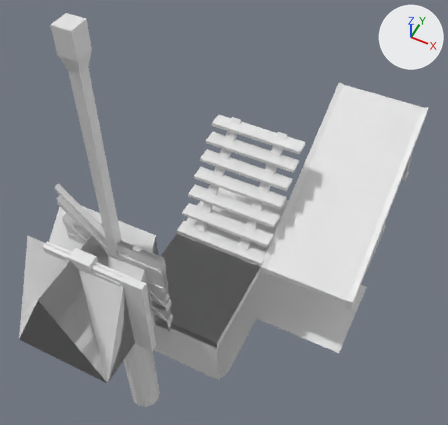
What one commit did to the FBX model Assets/ShapeGrammarGenerator/FountainheadPalaceSG.fbx.
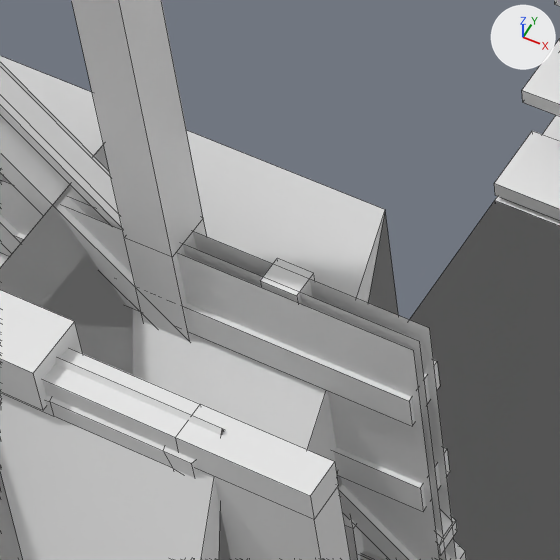
Each version appears first whole from a 50 mm camera at (2.69, -2.24, 5.28) aimed at (0.84, 1.46, 0.65), and next in a close-up on the part from 18% to 42% of the width and 46% to 71% of the height. Arrows for +X, +Y and +Z are at upper right; the lights stay in place. The close-ups show mesh edges as thin lines. Where no turn or scale is listed for an object, it has been applied to the vertices.

The scene before the commit, as lines of its bpy script (objects in view):
```python
me_cube_013 = bpy.data.meshes.new('Cube.013')
me_cube_013.from_pydata(...)  # 40 vertices, 32 faces; spans x -0.5..0.5, y -0.047..0.044, z -0.054..1.446
me_cube_015 = bpy.data.meshes.new('Cube.015')
me_cube_015.from_pydata([(0.047, 0.047, 0.0), (0.047, -0.047, 0.0), (-0.047, 0.047, 0.0), (-0.047, -0.047, 0.0), (0.047, 0.047, 1.0), (0.047, -0.047, 1.0), (-0.047, 0.047, 1.0), (-0.047, -0.047, 1.0)], [], [(0, 2, 6, 4), (1, 0, 4, 5), (2, 3, 7, 6), (3, 1, 5, 7)])
me_cube_015.materials.append(mat_material_005)  # white #e7e7e7
me_cube_020 = bpy.data.meshes.new('Cube.020')
me_cube_020.from_pydata(...)  # 72 vertices, 54 faces; spans x -0.5..0.5, y -0.501..0.517, z -0.1..0.95
ob_beammiddle = bpy.data.objects.new('BeamMiddle', me_cube_015)
ob_beammiddle.location = (0.294, 0.412, 1.088)
ob_railingup = bpy.data.objects.new('RailingUp', me_cube_013)
ob_railingup.location = (0.294, 0.412, 0.088)
ob_stairs = bpy.data.objects.new('Stairs', me_cube_020)
ob_stairs.location = (0.794, 1.912, 0.088)
# also in view: 'Wall' at (0.29, 0.41, 0.59); 'OneSidedWall' at (0.29, 0.38, 0.59); 'BeamBottom' at (0.29, 0.41, 0.46); 'CrossRoof' at (0.11, 0.1, 0.6); 'Fence' at (0.3, 0.41, 0.59)
```
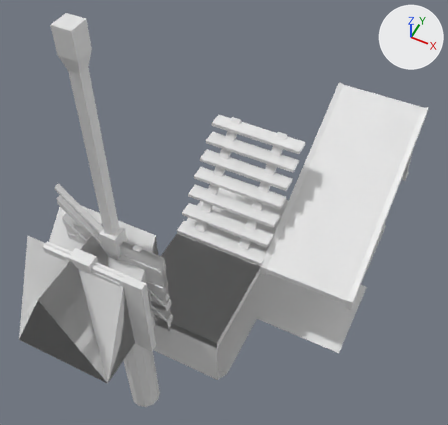
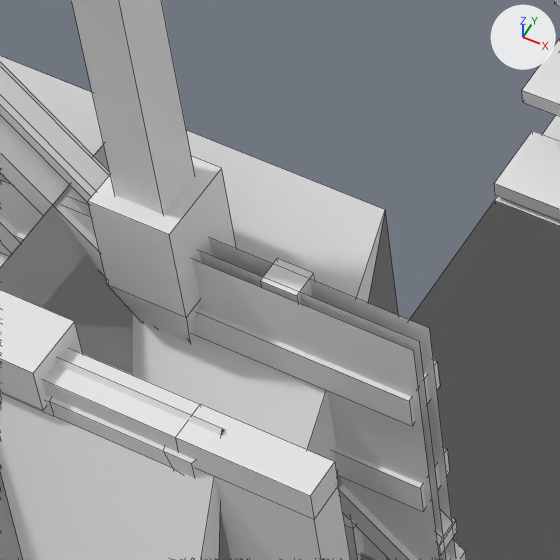
Commit message: + beam bottom top.

The change in detail:
Material 'Material.009' (mat_material_009) is new.
Its base color is (0.8, 0.8, 0.8) (white #e7e7e7).
Its roughness is 0.4.
Mesh me_cube_058_1 is new.
It has 28 vertices, 26 faces and spans x -0.08..0.08, y -0.08..0.08, z -0.253..1.111.
It uses material mat_material_009 (white #e7e7e7).
Object 'BeamBottomTop' (ob_beambottomtop) is new; it shows me_cube_058_1.
Its location is (0.294, 0.412, 0.088).

Boxes [x1, y1, x2, y2] around the edits, measured in the close-ups (560 x 560 px):
'BeamBottomTop', added: after [88, 157, 236, 343]
'BeamBottom', unchanged, covered by the edit: before [125, 218, 207, 341]
